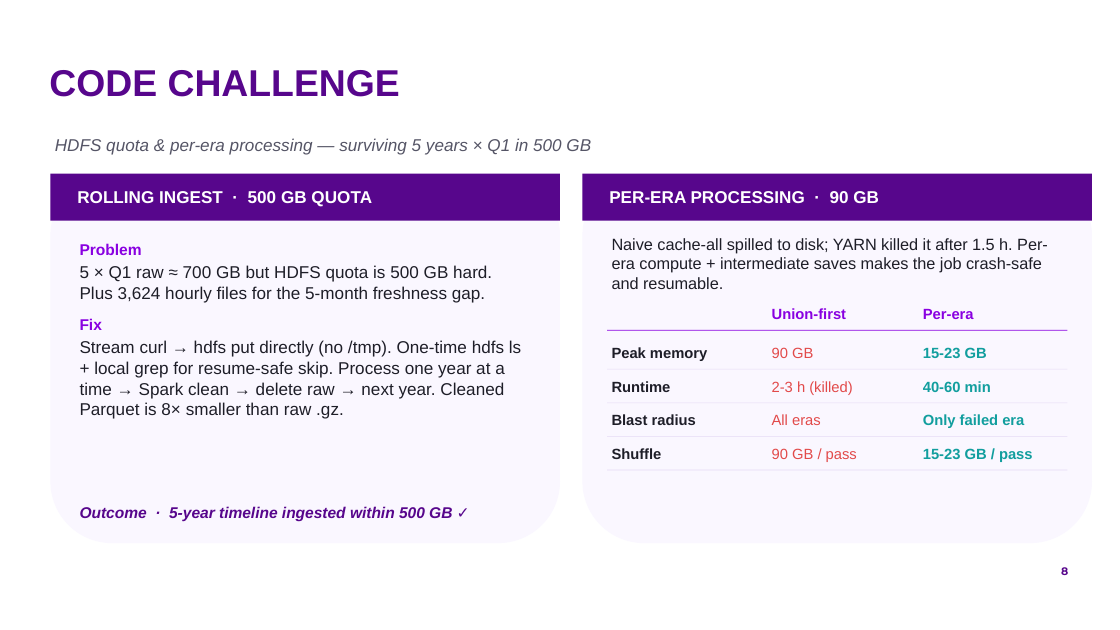
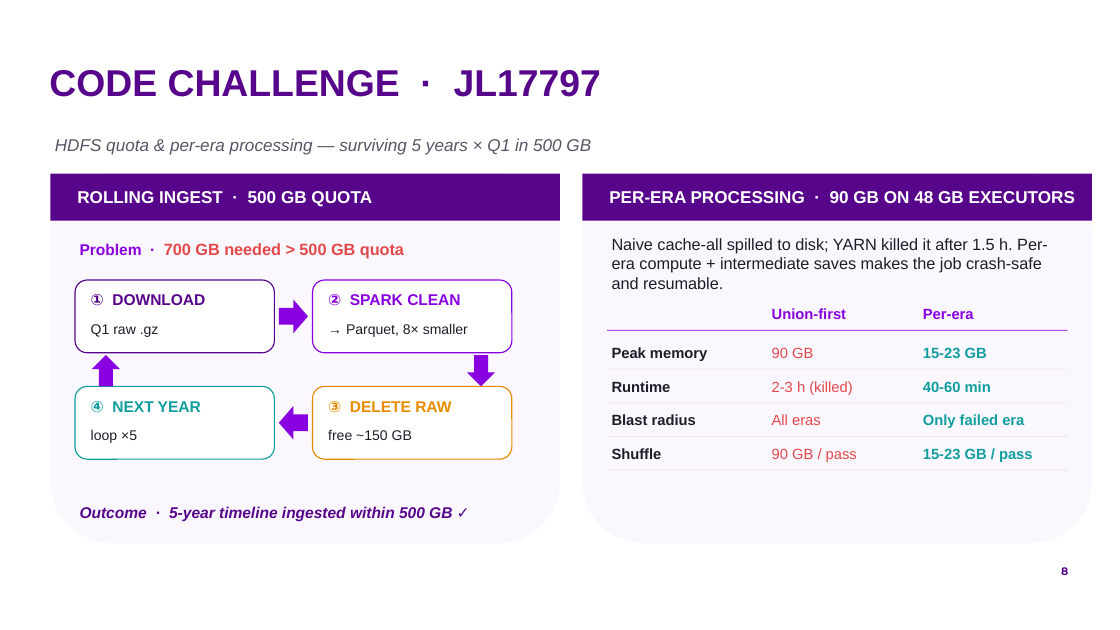
Before and after one commit to by2566-hash/OSS_Pulse, a slide deck: slide 8 of report/presentation/group9_oss_pulse.pptx. Drawn at 1120x630 pixels with LibreOffice and Linux fonts; fonts in the diff are those of the drawing; background and template pictures are left out. Boxes give left, top, right and bottom in pixels: in the first picture for what was removed or moved away, otherwise in the second. Text is boxed around its words. In the diff, an @@ line names an element or a change of style, - is before the commit and + after.

```diff
--- a/report/presentation/group9_oss_pulse.pptx
+++ b/report/presentation/group9_oss_pulse.pptx
@@ title at [49,70,601,97]: text changed @@
-CODE CHALLENGE
+CODE CHALLENGE · JL17797
@@ text at [609,191,1075,203]: text changed @@
-PER-ERA PROCESSING · 90 GB
+PER-ERA PROCESSING · 90 GB ON 48 GB EXECUTORS
@@ text removed at [80,243,521,419] @@
-Problem
-5 × Q1 raw ≈ 700 GB but HDFS quota is 500 GB hard. Plus 3,624 hourly files for the 5-month freshness gap.
-Fix
-Stream curl → hdfs put directly (no /tmp). One-time hdfs ls + local grep for resume-safe skip. Process one year at a time → Spark clean → delete raw → next year. Cleaned Parquet is 8× smaller than raw .gz.
@@ text added at [80,243,404,259], 10.5 pt, text #E24A4A, bold @@
+Problem · 700 GB needed > 500 GB quota
@@ rounded rectangle added at [75,280,274,353], fill #FFFFFF, outline #57068C 0.75 pt @@
@@ text added at [91,294,205,306], 10 pt, text #57068C, bold @@
+① DOWNLOAD
@@ right arrow added at [279,299,308,333], fill #8900E1 @@
@@ rounded rectangle added at [312,280,512,353], fill #FFFFFF, outline #8900E1 0.75 pt @@
@@ text added at [328,294,460,306], 10 pt, text #8900E1, bold @@
+② SPARK CLEAN
@@ text added at [91,324,159,337], 9 pt, text #1E1E28 @@
+Q1 raw .gz
@@ text added at [346,324,468,337], 9 pt, text #1E1E28 @@
+→ Parquet, 8× smaller
@@ up arrow added at [92,355,120,386], fill #8900E1 @@
@@ down arrow added at [467,355,495,386], fill #8900E1 @@
@@ rounded rectangle added at [75,386,274,459], fill #FFFFFF, outline #129E9E 0.75 pt @@
@@ rounded rectangle added at [312,386,512,459], fill #FFFFFF, outline #E88B00 0.75 pt @@
@@ text added at [91,401,201,413], 10 pt, text #129E9E, bold @@
+④ NEXT YEAR
@@ left arrow added at [279,405,308,439], fill #8900E1 @@
@@ text added at [328,401,451,413], 10 pt, text #E88B00, bold @@
+③ DELETE RAW
@@ text added at [91,430,137,443], 9 pt, text #1E1E28 @@
+loop ×5
@@ text added at [328,430,412,440], 9 pt, text #1E1E28 @@
+free ~150 GB
```
Also in this commit, not shown: 9 other slides changed, 4 slides added, 1 slide removed, 3 other files.
